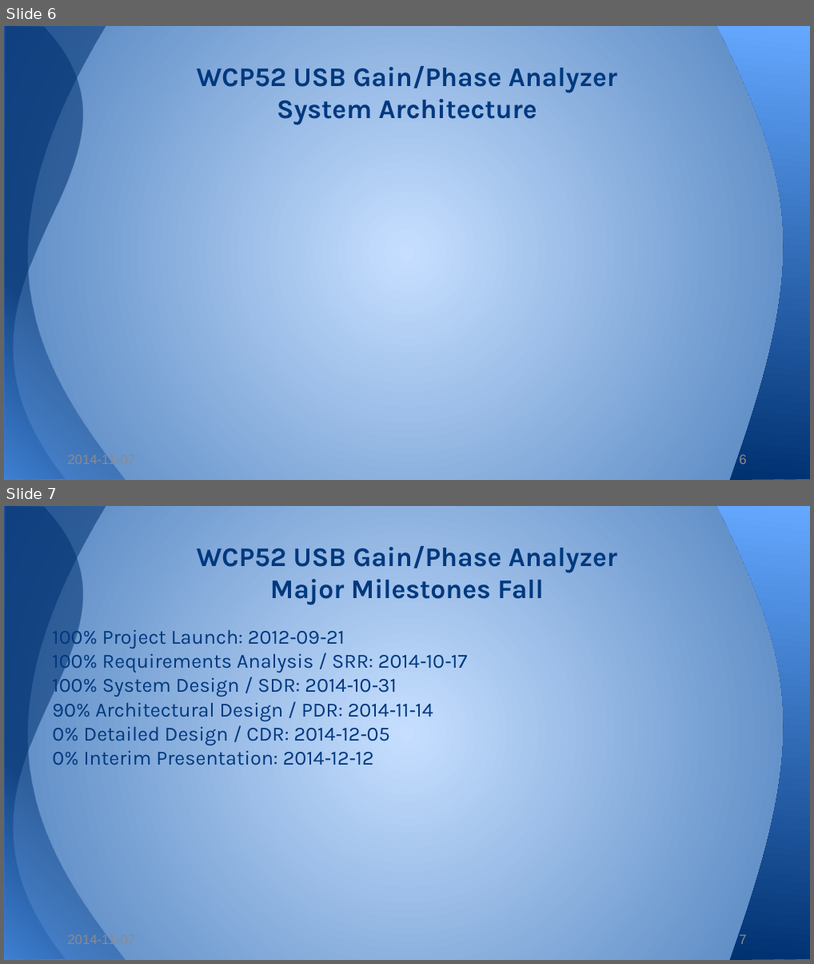
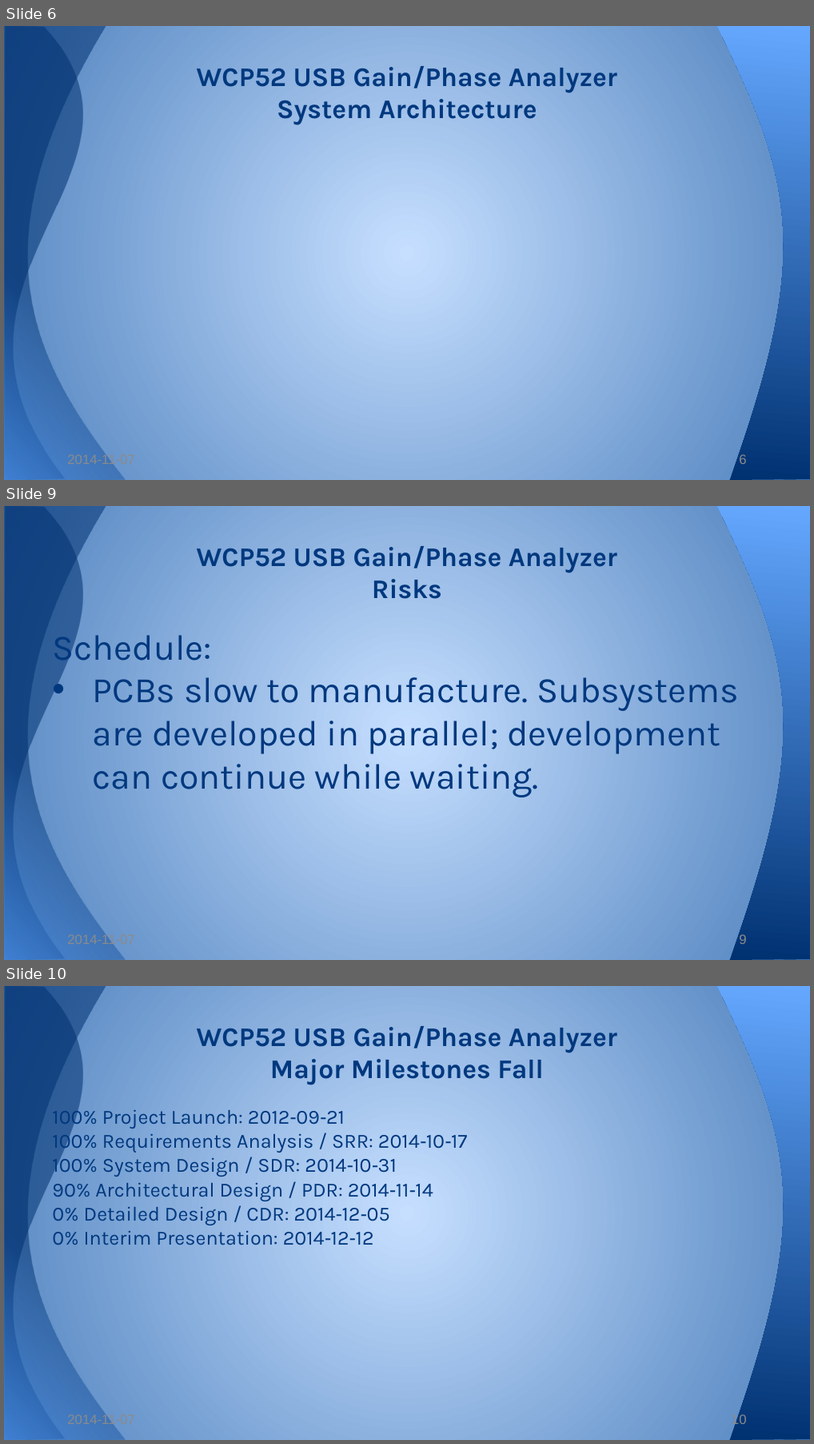
Before and after one commit to WCP52/docs, a slide deck: official/WCP52 Gain_Phase SAP.pptx. Shown one above the other, each under a label of ours: slides 6 and 7 before the commit, slides 6, 9 and 10 after it; the slides between them are not shown. The pictures are 814x964 and 814x1444 pixels, drawn with LibreOffice and Linux fonts; fonts in the diff are those of the drawing. Boxes give left, top, right and bottom in pixels: in the first picture for what was removed or moved away, otherwise in the second. Text is boxed around its words. In the diff, an @@ line names an element or a change of style, - is before the commit and + after.

```diff
--- a/official/WCP52 Gain_Phase SAP.pptx
+++ b/official/WCP52 Gain_Phase SAP.pptx
@@ slide 9 added at [4, 506, 810, 960], background gradient #C6DFFF to #4F81BD; not listed: 3 template elements that a slide beside it also shows @@
@@ title added at [197, 546, 618, 599], 24 pt, text #00387E, bold @@
+WCP52 USB Gain/Phase Analyzer
+Risks
@@ text added at [52, 627, 739, 797], 32 pt, text #00387E @@
+Schedule:
+• PCBs slow to manufacture. Subsystems are developed in parallel; development can continue while waiting.
@@ text added at [67, 935, 135, 944], 12 pt, text #8C8C8C @@
+2014-11-07
@@ page number added at [739, 934, 746, 944], 12 pt, text #8C8C8C @@
+9
@@ what was slide 7 is now slide 10 @@
@@ page number at [732, 1412, 747, 1427]: text changed @@
-7
+10
```
Also in this commit, not shown: 1 slide changed, 2 other slides added.
